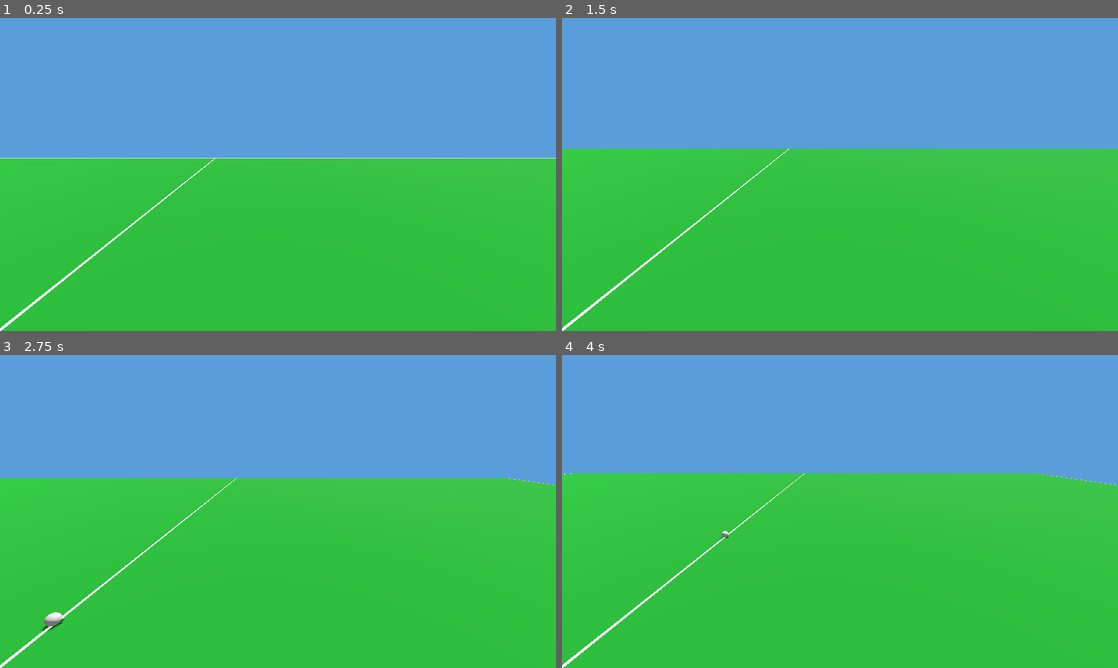
Above: before the commit, frames 1-4 (two rows, left to right).
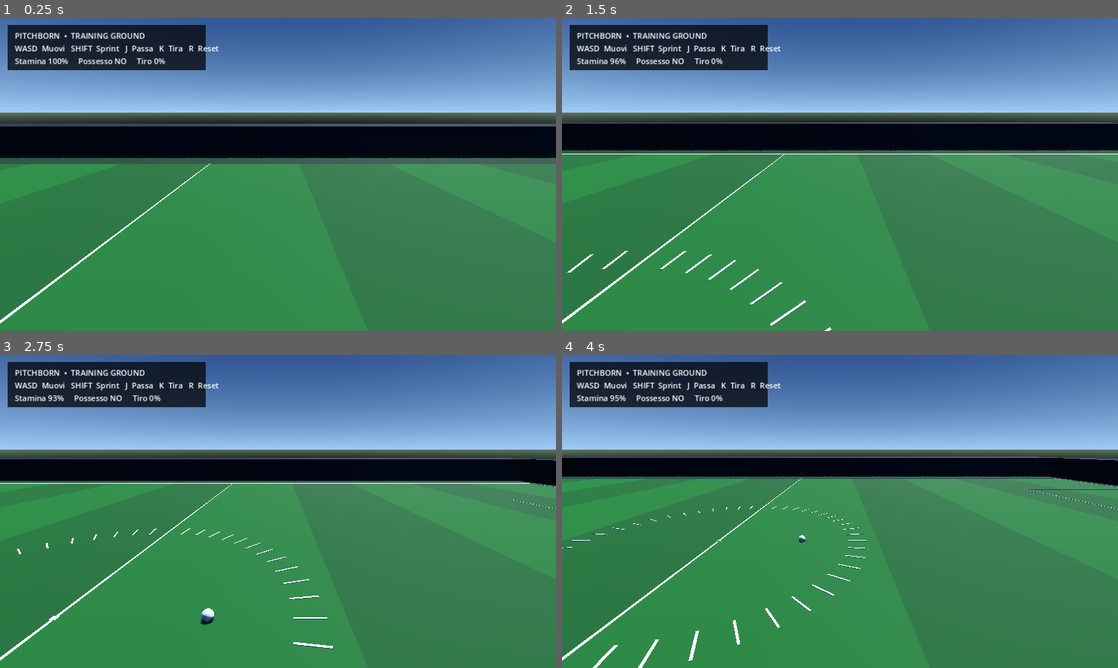
Above: after the commit, the same moments.

Repository: signortheo/PITCHBORN-GODOT
Game: Godot game, scene res://main.tscn
The game is run twice, just before and just after one commit, with the same random seed, the same clock (stepped at 60 frames per second) and the same inputs.
Inputs:
- Up to frame 1 (0.25 s): no input
- Up to frame 2 (1.5 s): tap Enter at 0.5 s; hold Shift (sprint) 0.53-1.28 s; hold W (move_forward) from 0.53 s (still down); tap J (pass_ball) at 1.35 s
- Up to frame 3 (2.75 s): keep holding W (move_forward); tap Shift (sprint) at 1.55 s; hold Shift (sprint) from 2.03 s (still down); tap K (shoot) at 2.1 s
- Up to frame 4 (4 s): keep holding W (move_forward); release Shift (sprint) at 2.78 s; tap Shift (sprint) at 2.85 s; hold Shift (sprint) from 3.53 s (still down)

The runs differ from the first frame. In frame 1, 97% of the frame differs, in the area x 0-100%, y 0-100%; in frame 2, 97%; in frame 3, 97%; in frame 4, 97%.
Error before the commit: Invalid assignment of property or key 'text' with value of type 'String' on a base object of type 'null instance'. (res://scripts/main.gd:75)

Commit message:
Fix playable camera and rebuild training ground

Diff:
--- a/scripts/main.gd
+++ b/scripts/main.gd
@@ -7,89 +7,125 @@
 var has_ball := false
 var shot_charge := 0.0
 var charging := false
-var start_player := Vector3(-8,0.9,0)
-var start_ball := Vector3(0,0.35,0)
+var start_player := Vector3(-8, 1.05, 0)
+var start_ball := Vector3(-5.5, 0.24, 0)
 
 func _ready():
 	_build_world()
 	_build_hud()
-	Input.set_mouse_mode(Input.MOUSE_MODE_CAPTURED)
+
+func mat(color: Color) -> StandardMaterial3D:
+	var m=StandardMaterial3D.new(); m.albedo_color=color; m.roughness=.85; return m
 
 func box(parent: Node, name: String, pos: Vector3, size: Vector3, color: Color) -> MeshInstance3D:
 	var m=MeshInstance3D.new(); m.name=name
-	var b=BoxMesh.new(); b.size=size; m.mesh=b; m.position=pos
-	var mat=StandardMaterial3D.new(); mat.albedo_color=color; m.material_override=mat
+	var b=BoxMesh.new(); b.size=size; m.mesh=b; m.position=pos; m.material_override=mat(color)
 	parent.add_child(m); return m
 
 func _build_world():
 	var env=WorldEnvironment.new(); var e=Environment.new()
-	e.background_mode=Environment.BG_COLOR; e.background_color=Color(0.35,0.62,0.86)
-	e.ambient_light_source=Environment.AMBIENT_SOURCE_COLOR; e.ambient_light_color=Color.WHITE; e.ambient_light_energy=0.65
+	e.background_mode=Environment.BG_SKY
+	var sky=Sky.new(); var sky_mat=ProceduralSkyMaterial.new()
+	sky_mat.sky_top_color=Color(0.08,0.22,0.48); sky_mat.sky_horizon_color=Color(0.62,0.80,0.96)
+	sky_mat.ground_bottom_color=Color(0.03,0.05,0.04); sky_mat.ground_horizon_color=Color(0.38,0.48,0.40)
+	sky.sky_material=sky_mat; e.sky=sky
+	e.ambient_light_source=Environment.AMBIENT_SOURCE_SKY; e.ambient_light_energy=.7
 	env.environment=e; add_child(env)
-	var sun=DirectionalLight3D.new(); sun.rotation_degrees=Vector3(-55,-25,0); sun.shadow_enabled=true; add_child(sun)
-	box(self,"Pitch",Vector3(0,-0.12,0),Vector3(105,0.2,68),Color(0.08,0.42,0.12))
-	# field markings
-	for z in [-34.0,34.0]: box(self,"Line",Vector3(0,0.015,z),Vector3(105,0.025,0.10),Color.WHITE)
-	for x in [-52.5,0.0,52.5]: box(self,"Line",Vector3(x,0.015,0),Vector3(0.10,0.025,68),Color.WHITE)
+	var sun=DirectionalLight3D.new(); sun.rotation_degrees=Vector3(-58,-32,0); sun.shadow_enabled=true; sun.light_energy=1.3; add_child(sun)
+
+	# Stadium floor + striped football pitch
+	box(self,"Runoff",Vector3(0,-.16,0),Vector3(119,.20,82),Color(0.055,0.22,0.075))
+	for i in range(10):
+		var x=-47.25+i*10.5
+		var c=Color(0.075,0.40,0.11) if i%2==0 else Color(0.065,0.34,0.095)
+		box(self,"GrassStripe",Vector3(x,-.045,0),Vector3(10.5,.03,68),c)
+
+	# Correct rectangular markings
+	for z in [-34.0,34.0]: box(self,"Touchline",Vector3(0,.01,z),Vector3(105,.025,.10),Color.WHITE)
+	for x in [-52.5,52.5]: box(self,"GoalLine",Vector3(x,.01,0),Vector3(.10,.025,68),Color.WHITE)
+	box(self,"Halfway",Vector3(0,.012,0),Vector3(.10,.025,68),Color.WHITE)
 	for x in [-52.5,52.5]:
-		box(self,"Post",Vector3(x,1.22,-3.66),Vector3(0.12,2.44,0.12),Color.WHITE)
-		box(self,"Post",Vector3(x,1.22,3.66),Vector3(0.12,2.44,0.12),Color.WHITE)
-		box(self,"Bar",Vector3(x,2.44,0),Vector3(0.12,0.12,7.32),Color.WHITE)
+		var s=1.0 if x<0 else -1.0
+		var px=x+s*16.5
+		box(self,"PenaltyFront",Vector3(px,.012,0),Vector3(.10,.025,40.32),Color.WHITE)
+		box(self,"PenaltyTop",Vector3(x+s*8.25,.012,-20.16),Vector3(16.5,.025,.10),Color.WHITE)
+		box(self,"PenaltyBottom",Vector3(x+s*8.25,.012,20.16),Vector3(16.5,.025,.10),Color.WHITE)
+		# goals extend outside pitch
+		var gx=x-s*1.25
+		for z in [-3.66,3.66]: box(self,"GoalPost",Vector3(x,1.22,z),Vector3(.12,2.44,.12),Color.WHITE)
+		box(self,"Crossbar",Vector3(x,2.44,0),Vector3(.12,.12,7.32),Color.WHITE)
+		box(self,"GoalBack",Vector3(gx,1.22,0),Vector3(.08,2.44,7.32),Color(0.75,0.78,0.80))
+	# center circle using small segments
+	for i in range(48):
+		var a=TAU*i/48.0
+		var p=Vector3(cos(a)*9.15,.018,sin(a)*9.15)
+		var seg=box(self,"CenterCircle",p,Vector3(1.22,.025,.09),Color.WHITE); seg.rotation.y=-a
+	box(self,"CenterSpot",Vector3(0,.02,0),Vector3(.22,.03,.22),Color.WHITE)
+
+	# Simple stands to give depth
+	for z in [-43.0,43.0]: box(self,"Stand",Vector3(0,2.0,z),Vector3(116,4,7),Color(0.10,0.12,0.15))
+	for x in [-59.0,59.0]: box(self,"Stand",Vector3(x,2.0,0),Vector3(7,4,78),Color(0.10,0.12,0.15))
+
 	player=CharacterBody3D.new(); player.name="Player"; player.position=start_player; add_child(player)
-	var cap=CollisionShape3D.new(); var shape=CapsuleShape3D.new(); shape.radius=.38; shape.height=1.8; cap.shape=shape; player.add_child(cap)
-	var body=Node3D.new(); player.add_child(body)
-	box(body,"Torso",Vector3(0,.25,0),Vector3(.55,.75,.32),Color(0.08,0.12,0.18))
-	box(body,"Head",Vector3(0,.88,0),Vector3(.32,.32,.32),Color(0.76,0.57,0.43))
-	box(body,"LegL",Vector3(-.16,-.48,0),Vector3(.18,.75,.20),Color(0.08,0.12,0.18))
-	box(body,"LegR",Vector3(.16,-.48,0),Vector3(.18,.75,.20),Color(0.08,0.12,0.18))
-	camera=Camera3D.new(); camera.position=Vector3(0,5.2,8.5); camera.rotation_degrees=Vector3(-18,180,0); player.add_child(camera)
-	ball=RigidBody3D.new(); ball.name="Ball"; ball.position=start_ball; ball.mass=.43; ball.linear_damp=.18; ball.angular_damp=.22; add_child(ball)
+	var cap=CollisionShape3D.new(); var shape=CapsuleShape3D.new(); shape.radius=.36; shape.height=1.8; cap.shape=shape; player.add_child(cap)
+	var body=Node3D.new(); body.name="Visual"; player.add_child(body)
+	box(body,"Torso",Vector3(0,.18,0),Vector3(.52,.72,.30),Color(0.06,0.12,0.75))
+	box(body,"Head",Vector3(0,.78,0),Vector3(.30,.30,.30),Color(0.70,0.50,0.36))
+	box(body,"LegL",Vector3(-.15,-.48,0),Vector3(.17,.72,.19),Color(0.92,0.92,0.94))
+	box(body,"LegR",Vector3(.15,-.48,0),Vector3(.17,.72,.19),Color(0.92,0.92,0.94))
+
+	var pivot=Node3D.new(); pivot.name="CameraPivot"; pivot.position=Vector3(0,1.2,0); player.add_child(pivot)
+	camera=Camera3D.new(); camera.position=Vector3(0,3.8,7.2); camera.rotation_degrees=Vector3(-15,180,0); camera.fov=68; camera.current=true; pivot.add_child(camera)
+
+	ball=RigidBody3D.new(); ball.name="Ball"; ball.position=start_ball; ball.mass=.43; ball.linear_damp=.22; ball.angular_damp=.18; add_child(ball)
 	var bc=CollisionShape3D.new(); var ss=SphereShape3D.new(); ss.radius=.22; bc.shape=ss; ball.add_child(bc)
-	var bm=MeshInstance3D.new(); var sphere=SphereMesh.new(); sphere.radius=.22; sphere.height=.44; bm.mesh=sphere; ball.add_child(bm)
-	var floor=StaticBody3D.new(); add_child(floor); var fc=CollisionShape3D.new(); var fs=BoxShape3D.new(); fs.size=Vector3(105,.2,68); fc.shape=fs; fc.position=Vector3(0,-.12,0); floor.add_child(fc)
+	var bm=MeshInstance3D.new(); var sphere=SphereMesh.new(); sphere.radius=.22; sphere.height=.44; bm.mesh=sphere; bm.material_override=mat(Color(0.94,0.94,0.92)); ball.add_child(bm)
+
+	var floor=StaticBody3D.new(); add_child(floor)
+	var fc=CollisionShape3D.new(); var fs=BoxShape3D.new(); fs.size=Vector3(119,.20,82); fc.shape=fs; fc.position=Vector3(0,-.16,0); floor.add_child(fc)
 
 func _build_hud():
-	var layer=CanvasLayer.new(); add_child(layer)
-	var label=Label.new(); label.name="HUD"; label.position=Vector2(24,20); label.add_theme_font_size_override("font_size",22); layer.add_child(label)
+	var layer=CanvasLayer.new(); layer.name="HUDLayer"; add_child(layer)
+	var panel=ColorRect.new(); panel.position=Vector2(18,16); panel.size=Vector2(455,104); panel.color=Color(0.015,0.02,0.03,.76); layer.add_child(panel)
+	var label=Label.new(); label.name="HUD"; label.position=Vector2(34,28); label.add_theme_font_size_override("font_size",18); layer.add_child(label)
 
 func _physics_process(delta):
 	var input=Input.get_vector("move_left","move_right","move_forward","move_back")
-	var dir=Vector3(input.x,0,input.y)
-	var sprint=Input.is_action_pressed("sprint") and stamina>0.02
+	var dir=Vector3(input.x,0,input.y).normalized()
+	var sprint=Input.is_action_pressed("sprint") and stamina>.02
 	var speed=7.3 if sprint else 4.6
-	if sprint and dir.length()>0.1: stamina=max(0.0,stamina-delta/11.0)
+	if sprint and dir.length()>.1: stamina=max(0.0,stamina-delta/11.0)
 	else: stamina=min(1.0,stamina+delta/7.0)
 	player.velocity.x=dir.x*speed; player.velocity.z=dir.z*speed
 	if not player.is_on_floor(): player.velocity.y-=9.8*delta
 	else: player.velocity.y=0
 	player.move_and_slide()
-	if dir.length()>0.1:
-		player.rotation.y=lerp_angle(player.rotation.y,atan2(-dir.x,-dir.z),delta*9.0)
-	_update_ball(delta,dir,sprint)
+	if dir.length()>.1: player.rotation.y=lerp_angle(player.rotation.y,atan2(-dir.x,-dir.z),delta*9.0)
+	_update_ball(delta,sprint)
 	if Input.is_action_just_pressed("shoot"): charging=true; shot_charge=0
 	if charging: shot_charge=min(1.0,shot_charge+delta/1.25)
 	if Input.is_action_just_released("shoot"): _shoot()
 	if Input.is_action_just_pressed("pass_ball"): _pass()
 	if Input.is_action_just_pressed("reset"): _reset()
-	var hud=get_node("CanvasLayer/HUD")
-	hud.text="PITCHBORN  |  PROTOTIPO GODOT\nWASD Muovi   Shift Sprint   J Passaggio   K Tiro   R Reset\nStamina: %d%%   Possesso: %s   Potenza tiro: %d%%" % [int(stamina*100),"SI" if has_ball else "NO",int(shot_charge*100)]
+	var hud=get_node("HUDLayer/HUD")
+	hud.text="PITCHBORN  •  TRAINING GROUND\nWASD  Muovi   SHIFT  Sprint   J  Passa   K  Tira   R  Reset\nStamina %d%%     Possesso %s     Tiro %d%%" % [int(stamina*100),"SI" if has_ball else "NO",int(shot_charge*100)]
 
-func _update_ball(delta,dir,sprint):
+func _update_ball(delta,sprint):
 	var d=player.global_position.distance_to(ball.global_position)
 	if not has_ball and d<1.25 and ball.linear_velocity.length()<12: has_ball=true
 	if has_ball:
 		var forward=-player.global_transform.basis.z.normalized()
-		var target=player.global_position+forward*(1.15 if sprint else .75); target.y=.35
+		var target=player.global_position+forward*(1.12 if sprint else .72); target.y=.24
 		var err=target-ball.global_position
 		ball.linear_velocity=ball.linear_velocity.lerp(player.velocity+err*7.0,min(1.0,delta*8.0))
 		if d>2.2: has_ball=false
 
-func _kick(power: float, lift: float):
-	var forward=-player.global_transform.basis.z.normalized()
-	has_ball=false; ball.linear_velocity=forward*power+Vector3.UP*lift
+func _kick(power: float,lift: float):
+	var forward=-player.global_transform.basis.z.normalized(); has_ball=false
+	ball.linear_velocity=forward*power+Vector3.UP*lift
 
 func _pass():
-	if has_ball or player.global_position.distance_to(ball.global_position)<1.7: _kick(12.0,0.5)
+	if has_ball or player.global_position.distance_to(ball.global_position)<1.7: _kick(12.0,.5)
 
 func _shoot():
 	if not charging: return
@@ -100,7 +136,3 @@
 func _reset():
 	player.position=start_player; player.velocity=Vector3.ZERO
 	ball.position=start_ball; ball.linear_velocity=Vector3.ZERO; ball.angular_velocity=Vector3.ZERO; has_ball=false
-
-func _unhandled_input(event):
-	if event is InputEventKey and event.keycode==KEY_ESCAPE and event.pressed:
-		Input.set_mouse_mode(Input.MOUSE_MODE_VISIBLE)
